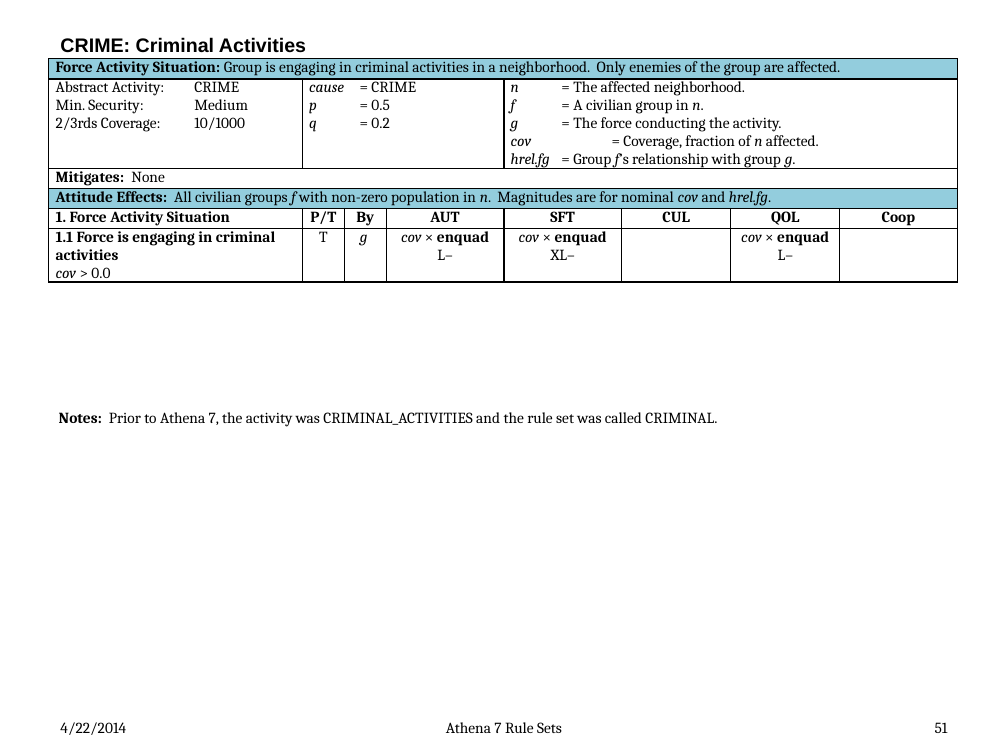
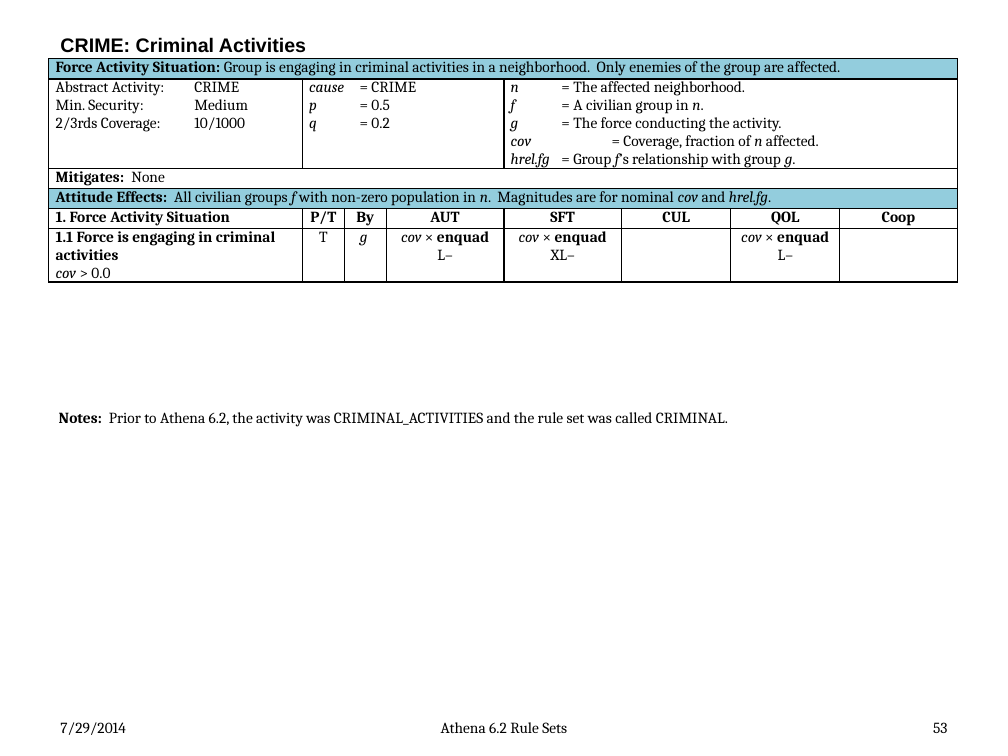
Before and after one commit to AthenaModel/athena-legacy, a slide deck: slide 53 of docs/dev/rules.pptx (slide 51 before the commit). Drawn at 1008x756 pixels with LibreOffice and Linux fonts; fonts in the diff are those of the drawing. Boxes give left, top, right and bottom in pixels: in the first picture for what was removed or moved away, otherwise in the second. Text is boxed around its words. In the diff, an @@ line names an element or a change of style, - is before the commit and + after.

```diff
--- a/docs/dev/rules.pptx
+++ b/docs/dev/rules.pptx
@@ text at bbox=[59, 412, 728, 427]: text changed @@
-Notes: Prior to Athena 7, the activity was CRIMINAL_ACTIVITIES and the rule set was called CRIMINAL.
+Notes: Prior to Athena 6.2, the activity was CRIMINAL_ACTIVITIES and the rule set was called CRIMINAL.
@@ text at bbox=[60, 722, 125, 735]: text changed @@
-4/22/2014
+7/29/2014
@@ text at bbox=[441, 722, 567, 733]: text changed @@
-Athena 7 Rule Sets
+Athena 6.2 Rule Sets
@@ page number at bbox=[933, 722, 947, 733]: text changed @@
-51
+53
```
Also in this commit, not shown: 72 other slides changed, 2 slides added, 6 other files.
